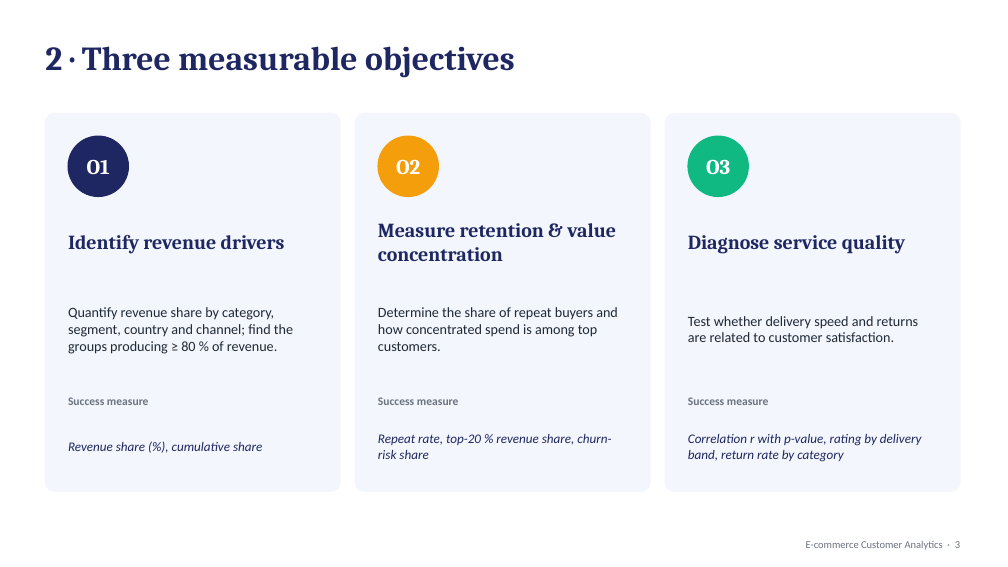
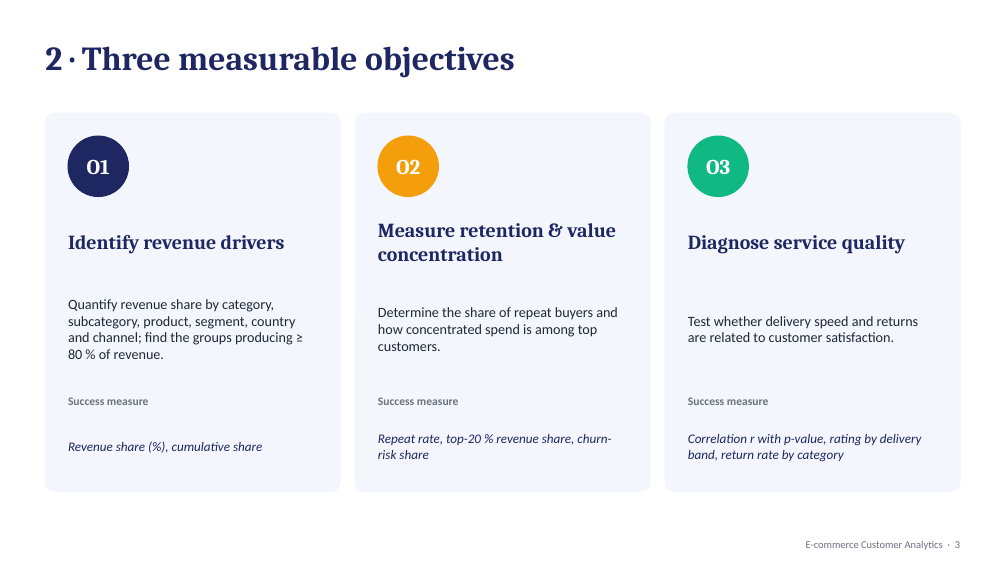
Before and after one commit to hinrithisak-eng/ecommerce-customer-analytics, a slide deck: slide 3 of docs/presentation.pptx. Drawn at 1008x567 pixels with LibreOffice and Linux fonts; fonts in the diff are those of the drawing. Boxes give left, top, right and bottom in pixels: in the first picture for what was removed or moved away, otherwise in the second. Text is boxed around its words. In the diff, an @@ line names an element or a change of style, - is before the commit and + after.

```diff
--- a/docs/presentation.pptx
+++ b/docs/presentation.pptx
@@ text at bbox=[68, 299, 295, 359]: text changed @@
-Quantify revenue share by category, segment, country and channel; find the groups producing ≥ 80 % of revenue.
+Quantify revenue share by category, subcategory, product, segment, country and channel; find the groups producing ≥ 80 % of revenue.
```
Also in this commit, not shown: 14 other slides changed, 1 slide added, 38 other files.
